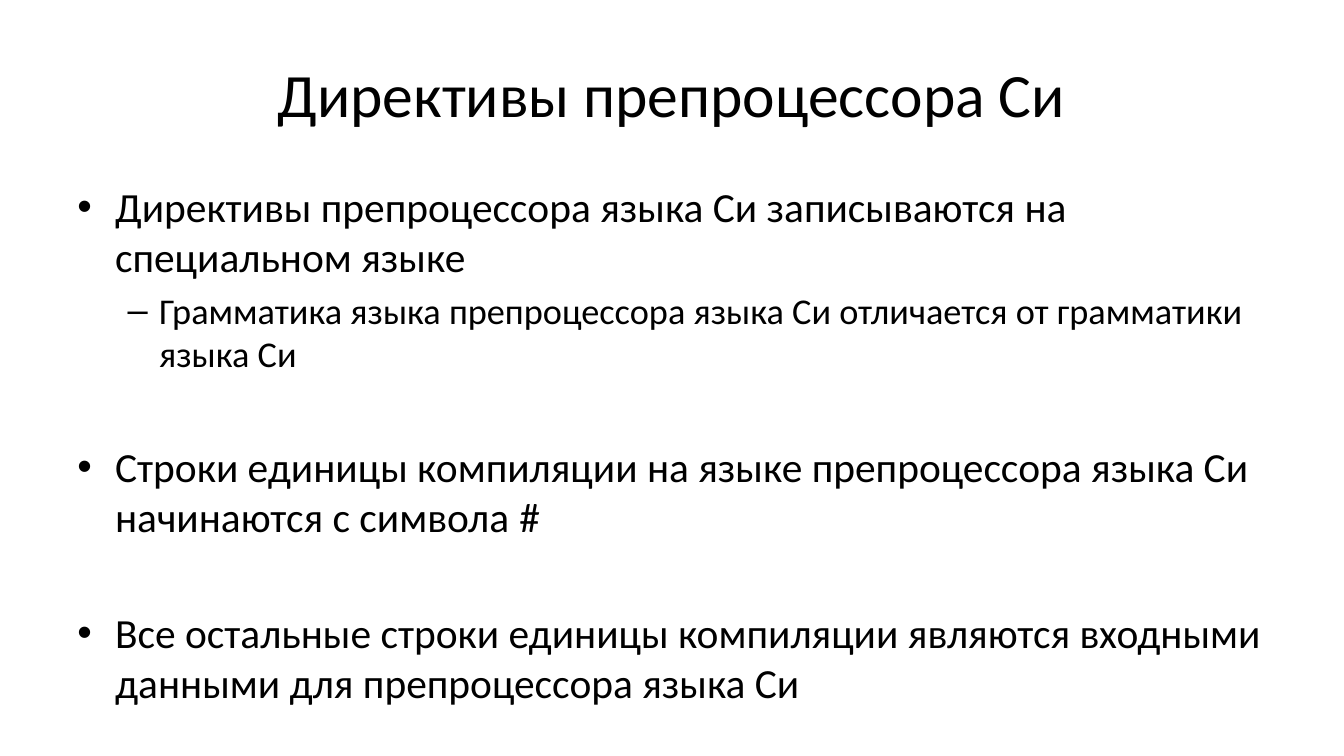
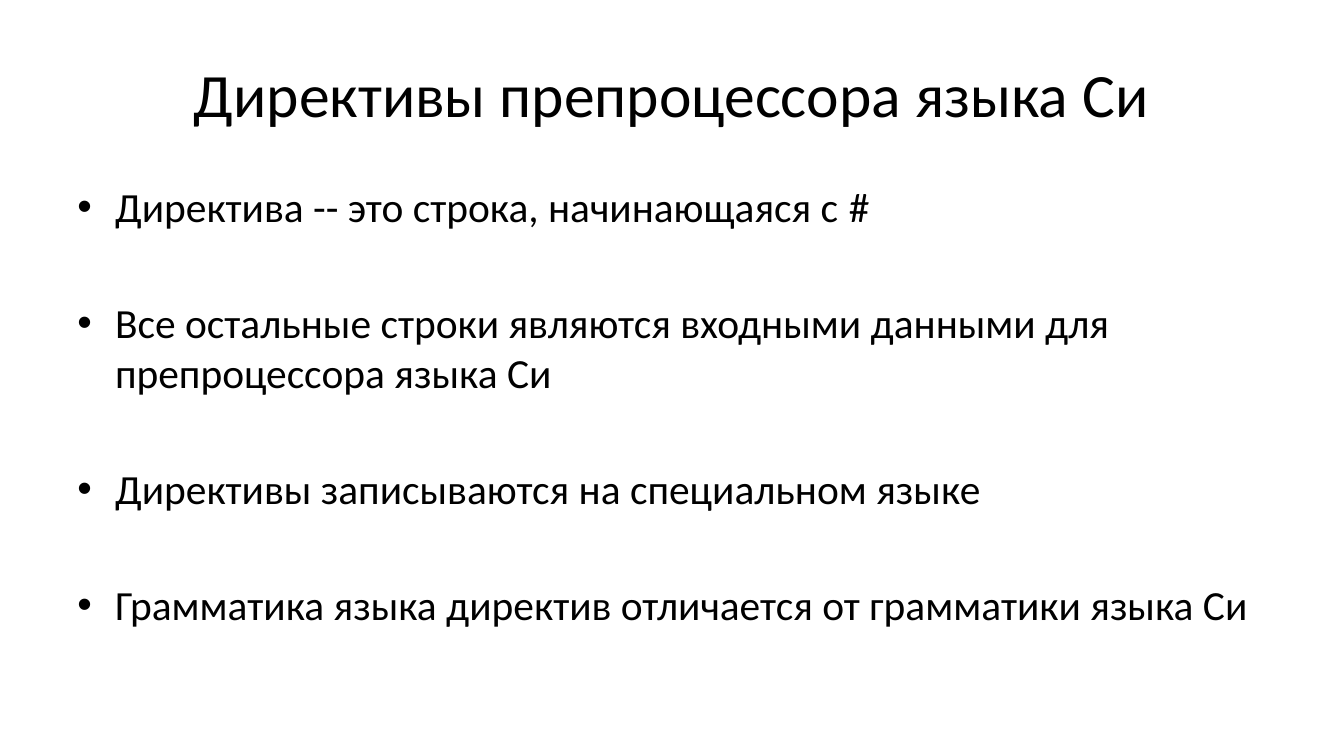
Before and after one commit to Evgueni-Petrov-aka-espetrov/Algorithms-and-Programming-in-C-pptx, a slide deck: slide 11 of 25 Препроцессор языка Си.pptx (slide 10 before the commit). Drawn at 1344x756 pixels with LibreOffice and Linux fonts; fonts in the diff are those of the drawing. Boxes give left, top, right and bottom in pixels: in the first picture for what was removed or moved away, otherwise in the second. Text is boxed around its words. In the diff, an @@ line names an element or a change of style, - is before the commit and + after.

```diff
--- a/25 Препроцессор языка Си.pptx
+++ b/25 Препроцессор языка Си.pptx
@@ title at <box>194,77,1148,127</box>: text changed @@
-Директивы препроцессора Си
+Директивы препроцессора языка Си
@@ text at <box>115,195,1247,627</box>: text changed @@
-• Директивы препроцессора языка Си записываются на специальном языке
-  – Грамматика языка препроцессора языка Си отличается от грамматики языка Си
-• Строки единицы компиляции на языке препроцессора языка Си начинаются с символа #
-• Все остальные строки единицы компиляции являются входными данными для препроцессора языка Си
+• Директива -- это строка, начинающаяся с #
+• Все остальные строки являются входными данными для препроцессора языка Си
+• Директивы записываются на специальном языке
+• Грамматика языка директив отличается от грамматики языка Си
```
Also in this commit, not shown: 11 other slides changed, 9 slides added, 7 slides removed.
